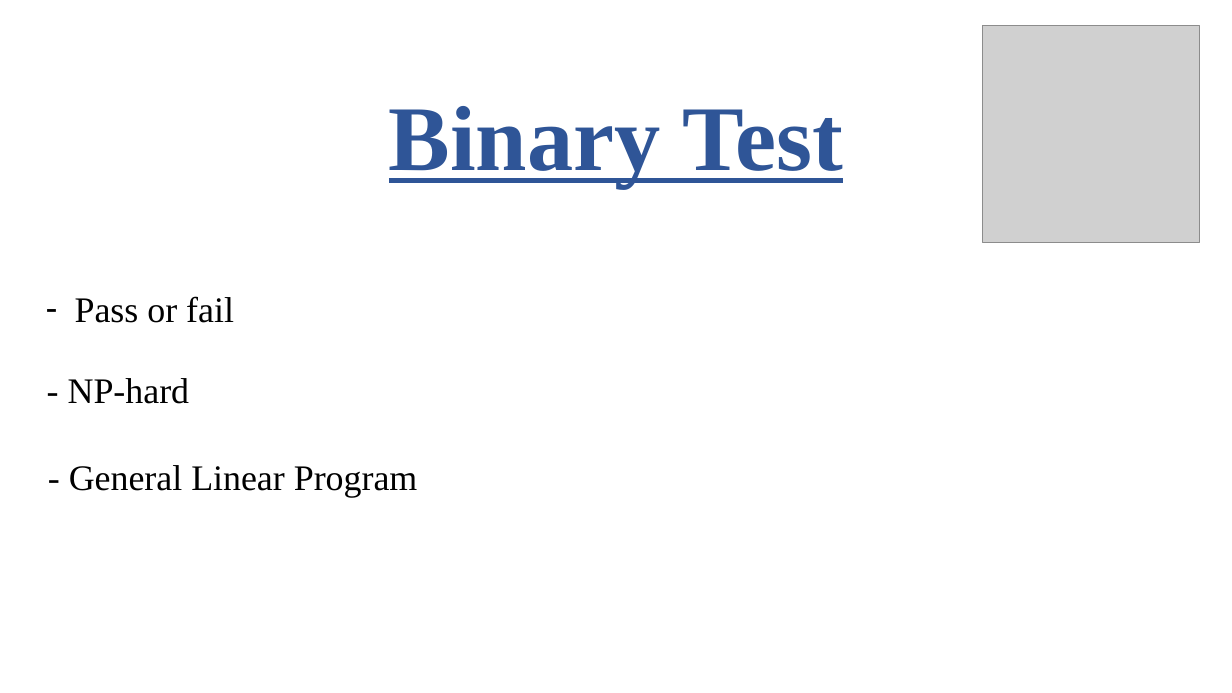
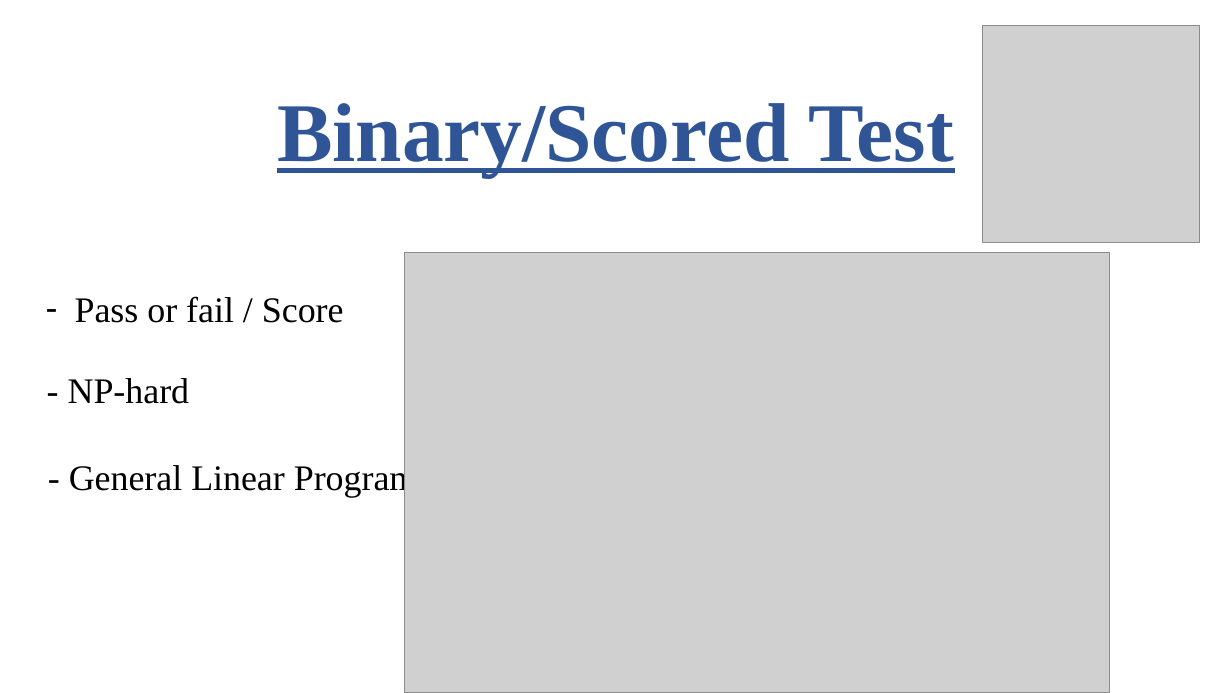
Before and after one commit to robinengels/Anglais, a slide deck: slide 14 of Anglais.pptx (slide 7 before the commit). Drawn at 1232x693 pixels with LibreOffice and Linux fonts; fonts in the diff are those of the drawing; grey boxes stand for pictures. Boxes give left, top, right and bottom in pixels: in the first picture for what was removed or moved away, otherwise in the second. Text is boxed around its words. In the diff, an @@ line names an element or a change of style, - is before the commit and + after.

```diff
--- a/Anglais.pptx
+++ b/Anglais.pptx
@@ text at <box>277,103,954,176</box>: text changed; size 72 to 65 pt @@
-Binary Test
+Binary/Scored Test
@@ picture added at <box>404,252,1109,693</box> @@
@@ text at <box>75,296,344,323</box>: text changed @@
-– Pass or fail
+– Pass or fail / Score
```
Also in this commit, not shown: 6 other slides changed, 8 slides added, 3 slides removed.
